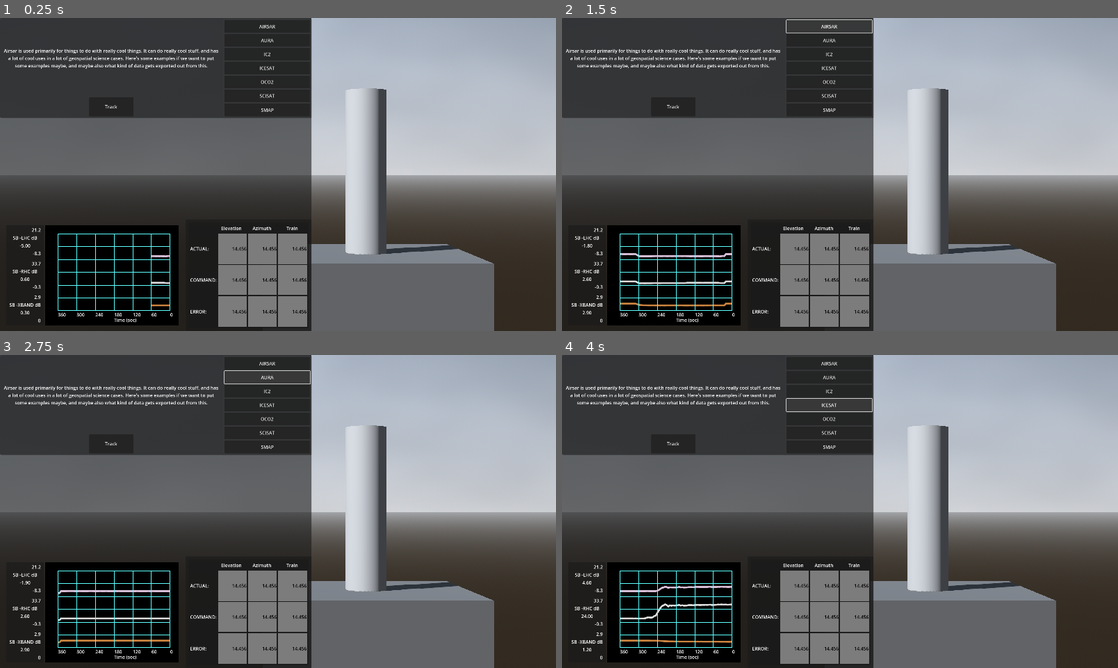
Above: before the commit, frames 1-4 (two rows, left to right).
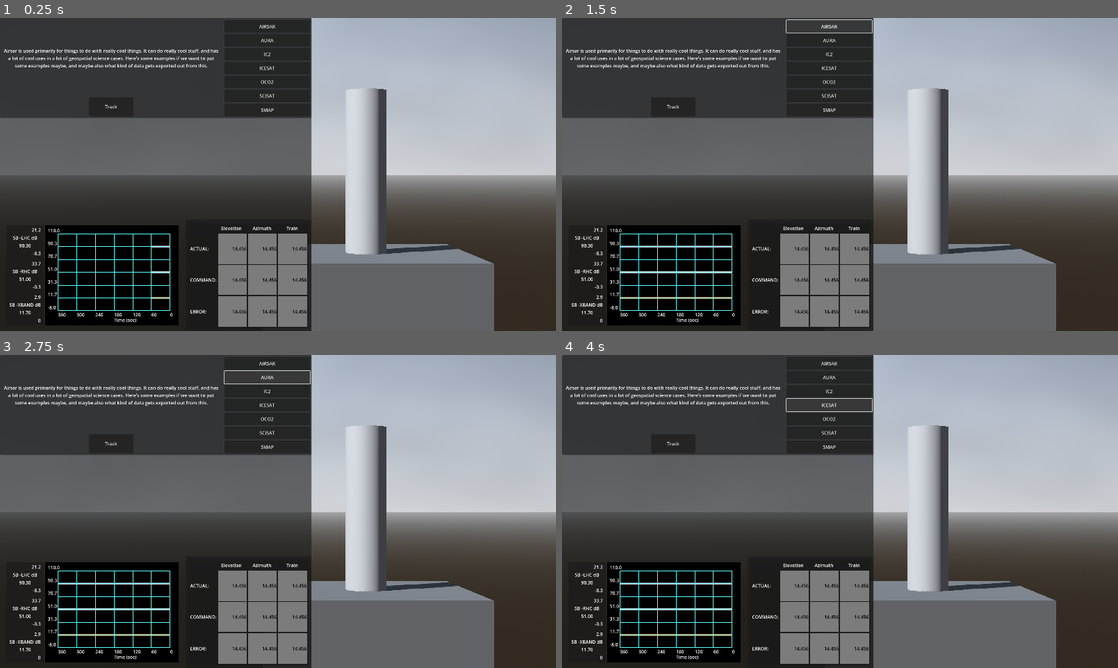
Above: after the commit, the same moments.

Repository: asfadmin/antenna-museum-exhibit
Game: Godot game, scene res://src/main.tscn
Two runs of this game, one before a commit and one after it. Both use one fixed random seed, a clock stepped at 60 frames per second and the inputs below.
Inputs:
- Up to frame 1 (0.25 s): no input
- Up to frame 2 (1.5 s): click "Track" at 0.5 s; click "AIRSAR" at 1.25 s
- Up to frame 3 (2.75 s): click "AURA" at 2 s
- Up to frame 4 (4 s): click "IC2" at 2.75 s; click "ICESAT" at 3.5 s

The runs differ from the first frame. In frame 1, 0.2% of the frame differs, in the area x 3-31%, y 67-95%; in frame 2, 0.8%; in frame 3, 0.8%; in frame 4, 0.8%.

Commit message:
Feed blank lines while state `is_paused`

Diff:
--- a/exhibit-frontend/src/plot_control/PlotControl.tscn
+++ b/exhibit-frontend/src/plot_control/PlotControl.tscn
@@ -126,7 +126,6 @@
 x_step = 60
 y_max = 6.0
 show_y_ticks = false
-show_y_numbers = false
 y_step = 1
 grid_horizontal_visible = true
 grid_horizontal_color = Color(0.364706, 1, 1, 1)
--- a/exhibit-frontend/src/plot_control/plot_control.gd
+++ b/exhibit-frontend/src/plot_control/plot_control.gd
@@ -1,8 +1,8 @@
 extends MarginContainer
-
 @export var graph_node: Graph2D
 
 
+var is_paused: bool = true
 var x_max: int = 0
 var x_min: int = -360
 var x: int = x_max
@@ -24,6 +24,10 @@
 var lhc_column_data := []
 var rhc_column_data := []
 var xband_column_data := []
+
+var flat_lhc_line: Array
+var flat_rhc_line: Array
+var flat_xband_line: Array
 
 
 const RANGES: Dictionary = {
@@ -83,6 +87,10 @@
 	return m
 
 
+func pause():
+	is_paused = true
+
+
 func initialize_graph(lhc_column_data: Array, rhc_column_data: Array, xband_column_data: Array):
 	# Initialize the three lines to plot
 	print("Initializing graph")
@@ -159,6 +167,7 @@
 
 
 func _ready() -> void:
+	pause()
 	var column_data := load_column_data()
 	lhc_column_data = column_data["lhc_column_data"]
 	rhc_column_data = column_data["rhc_column_data"]
@@ -170,6 +179,39 @@
 	rhc_column_data = constrain_to_graph(column_data["rhc_column_data"], lower_bound_2.text as float, upper_bound_2.text as float)
 	xband_column_data = constrain_to_graph(column_data["xband_column_data"], lower_bound_3.text as float, upper_bound_3.text as float)
 
+	print("graph_node.y_min: %s" % graph_node.y_min)
+	print("graph_node.y_step: %s" % graph_node.y_step)
+
+	# Hard-code for the sake of getting this done
+	if fname == "aqa.csv":
+		for i in range(len(lhc_column_data)):
+			flat_lhc_line.append("90.3")
+			flat_rhc_line.append("51.0")
+			flat_xband_line.append("11.7")
+	elif fname == "aur.csv":
+		for i in range(len(lhc_column_data)):
+			flat_lhc_line.append("90.7")
+			flat_rhc_line.append("52.0")
+			flat_xband_line.append("13.3")
+	elif fname == "ic2.csv":
+		for i in range(len(lhc_column_data)):
+			flat_lhc_line.append("170.2")
+			flat_rhc_line.append("90.5")
+			flat_xband_line.append("10.8")
+	elif fname == "oc2.csv":
+		for i in range(len(lhc_column_data)):
+			flat_lhc_line.append("107.3")
+			flat_rhc_line.append("62.0")
+			flat_xband_line.append("16.7")
+	elif fname == "sci.csv":
+		for i in range(len(lhc_column_data)):
+			flat_lhc_line.append("90.3")
+			flat_rhc_line.append("51.0")
+			flat_xband_line.append("11.7")
+
+	lhc_column_data = flat_lhc_line
+	rhc_column_data = flat_rhc_line
+	xband_column_data = flat_xband_line
 
 func redraw(line: Array[Variant], plot: PlotItem, offset):
 	plot.remove_all()
@@ -245,10 +287,14 @@
 			column_data[i] = upper_bound as String
 	return column_data
 
-func feed(xband_column_data: Array, lhc_column_data: Array, rhc_column_data: Array, offset: float):
+func feed(lhc_column_data: Array, rhc_column_data: Array, xband_column_data: Array, offset: float, is_paused: bool):
 	var lhc_offset   := offset * 2 + (offset - get_max(lhc_range))
 	var rhc_offset   := offset * 1 + (offset - get_max(rhc_range))
 	var xband_offset := offset * 0
+	if is_paused:
+		lhc_offset   = 0
+		rhc_offset   = 0
+		xband_offset = 0
 
 	var lhc_front: float = lhc_column_data.pop_front() as float
 	var rhc_front: float = rhc_column_data.pop_front() as float
@@ -307,4 +353,8 @@
 		lhc_column_data = constrain_to_graph(column_data["lhc_column_data"], lower_bound_1.text as float, upper_bound_1.text as float)
 		rhc_column_data = constrain_to_graph(column_data["rhc_column_data"], lower_bound_2.text as float, upper_bound_2.text as float)
 		xband_column_data = constrain_to_graph(column_data["xband_column_data"], lower_bound_3.text as float, upper_bound_3.text as float)
-	feed(xband_column_data, lhc_column_data, rhc_column_data, max_range)
+		is_paused = false
+	if is_paused:
+		feed(flat_lhc_line, flat_rhc_line, flat_xband_line, 0, is_paused)
+	else:
+		feed(lhc_column_data, rhc_column_data, xband_column_data, max_range, is_paused)
